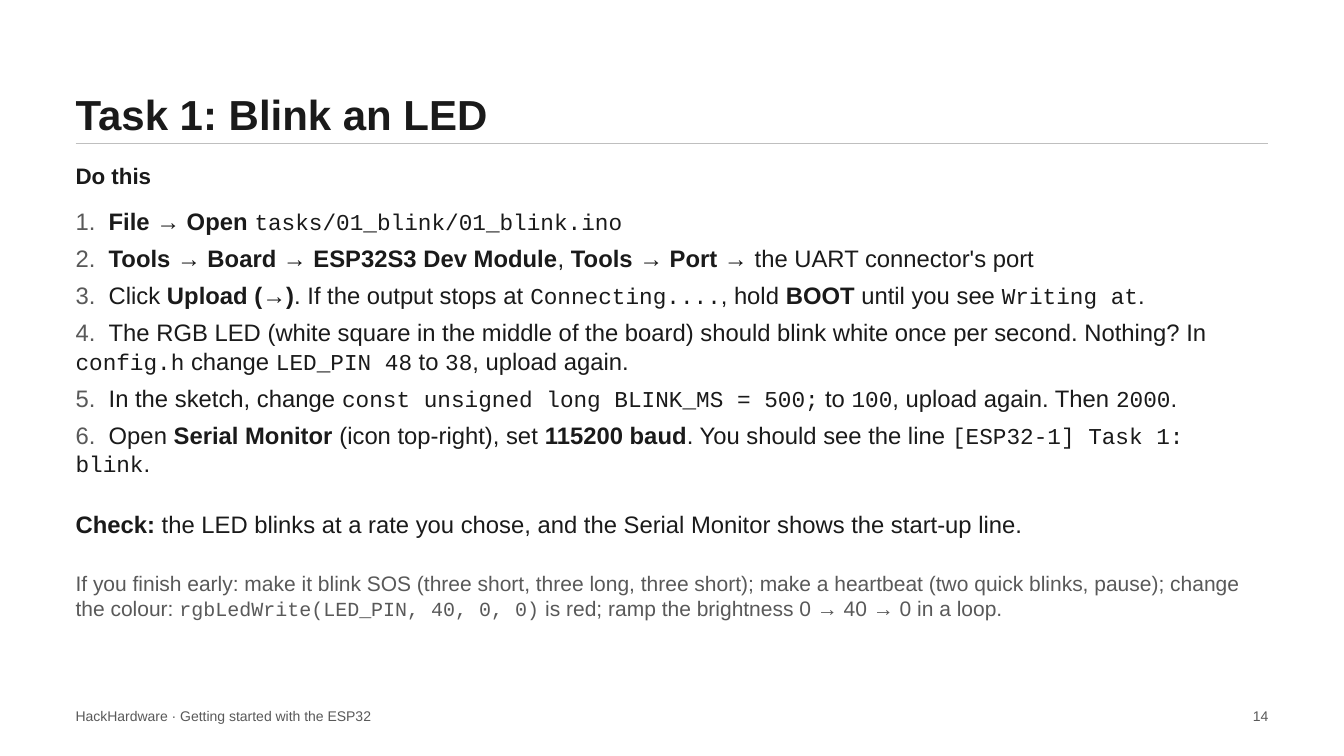
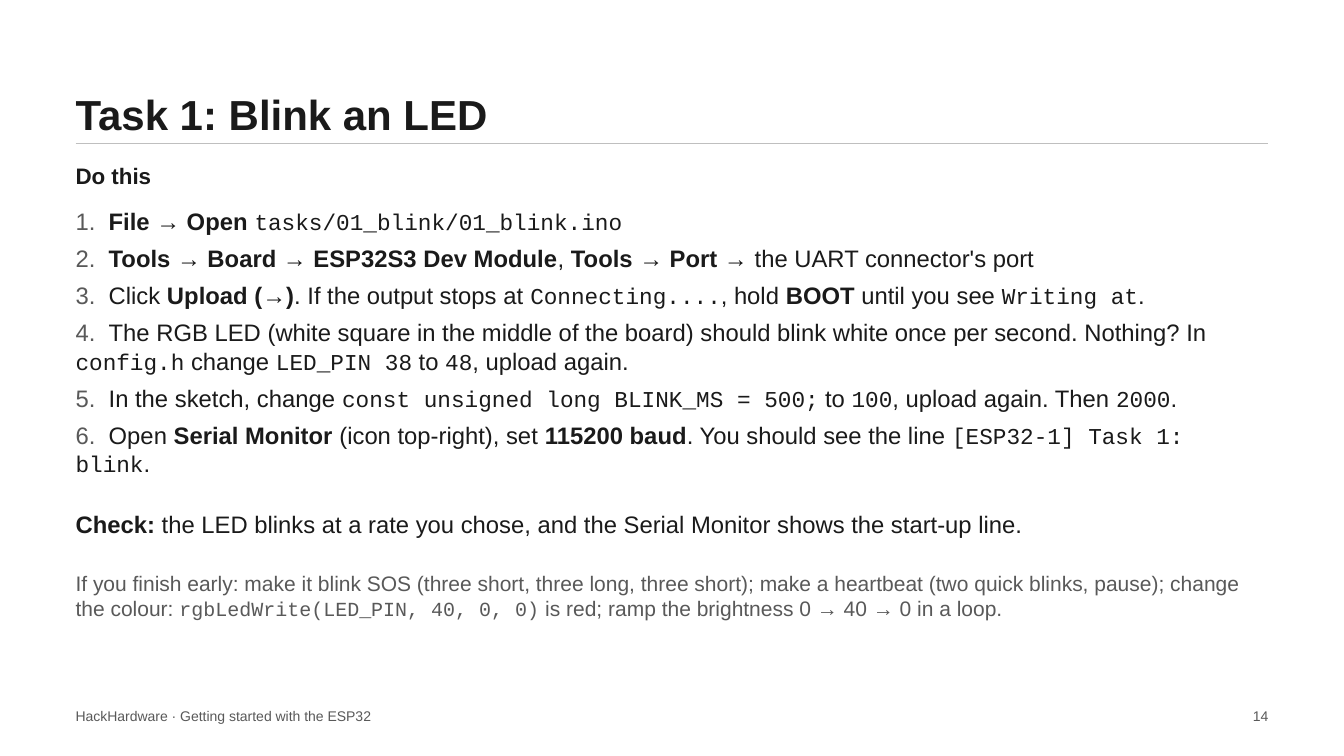
Before and after one commit to galileoisonline/esp32-workshop, a slide deck: slide 14 of slides/ESP32_Workshop.pptx. Drawn at 1344x756 pixels with LibreOffice and Linux fonts; fonts in the diff are those of the drawing. Boxes give left, top, right and bottom in pixels: in the first picture for what was removed or moved away, otherwise in the second. Text is boxed around its words. In the diff, an @@ line names an element or a change of style, - is before the commit and + after.

Commit message:
Update workshop for ESP32-S3-DevKitC-1 hardware
Use the RGB LED on GPIO 38 with GPIO 48 as the original-board fallback,
document the UART and native USB connectors, update S3 pin and peripheral
information, discard the first touch calibration sample, and refresh the deck.

Tested on an ESP32-S3-DevKitC-1: Tasks 1-4 work on hardware; Task 5 boots,
starts its access point and web server, and initializes ESP-NOW successfully.

```diff
--- a/slides/ESP32_Workshop.pptx
+++ b/slides/ESP32_Workshop.pptx
@@ text at (76, 323, 1206, 375): text changed @@
-4. The RGB LED (white square in the middle of the board) should blink white once per second. Nothing? In config.h change LED_PIN 48 to 38, upload again.
+4. The RGB LED (white square in the middle of the board) should blink white once per second. Nothing? In config.h change LED_PIN 38 to 48, upload again.
```
Also in this commit, not shown: 1 other slide changed, 17 other files.
